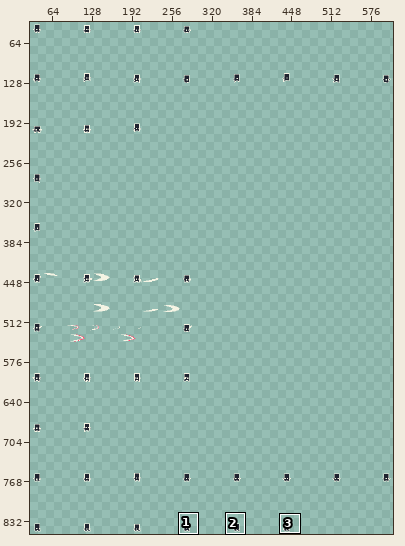
Sprite sheet: assets/character-spritesheet.png. Above: a wide view before the commit, with the close-up outlined.
Close-up. Before the commit:
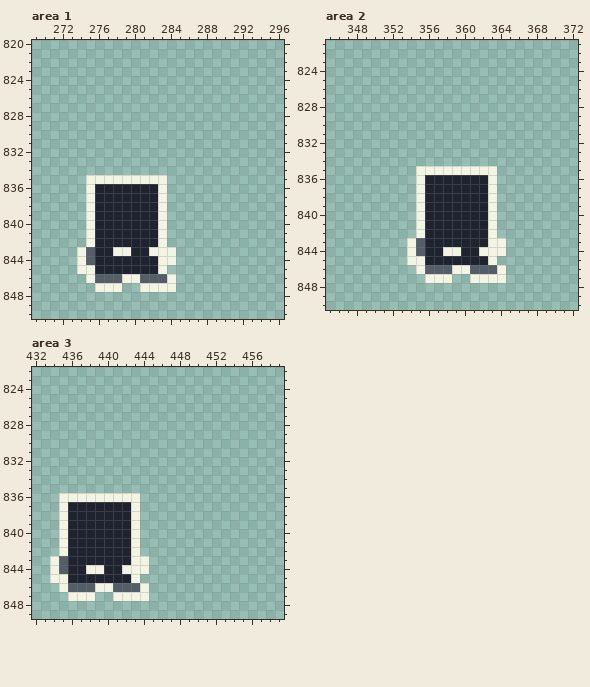
The file is 640x1280 pixels. Shown: area 1: x 269..296, y 820..850; area 2: x 345..372, y 821..850; area 3: x 432..459, y 822..849. The wide view leaves out empty margins.
After the commit:
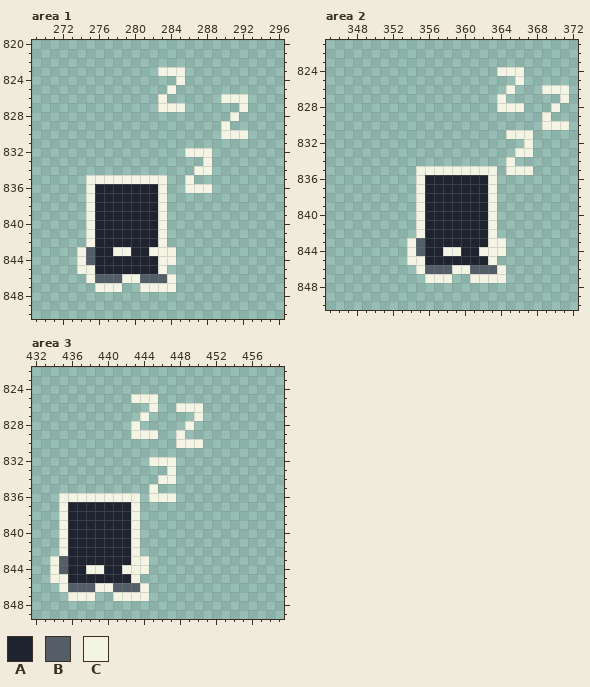
Palette (. is transparent): A #1f232f  B #535e69  C #f4f4e4
Message: Add Zs to sleep animation.
The exact change:
Changed rows in their new state; - is an unchanged pixel.
Area 1:
first column x 283:
823 CCC-------
824 --C-------
825 -C--------
826 C------CCC
827 CCC------C
828 --------C-
829 -------C--
830 -------CCC
832 ---CCC----
833 -----C----
834 ----CC----
835 ---C------
836 ---CCC----
Area 2:
first column x 364:
824 CCC-----
825 --C-----
826 -C---CCC
827 C------C
828 CCC---C-
829 -----C--
830 -----CCC
831 -CCC----
832 ---C----
833 --CC----
834 -C------
835 -CCC----
Area 3:
first column x 443:
825 CCC-----
826 --C--CCC
827 -C-----C
828 C-----C-
829 CCC--C--
830 -----CCC
832 --CCC---
833 ----C---
834 ---CC---
835 --C-----
836 --CCC---
Boxes around the changes in both close-ups, in picture pixels (x1, y1, x2, y2):
added: (158, 67, 185, 112)
added: (185, 94, 248, 193)
added: (497, 67, 569, 175)
added: (131, 394, 203, 502)
